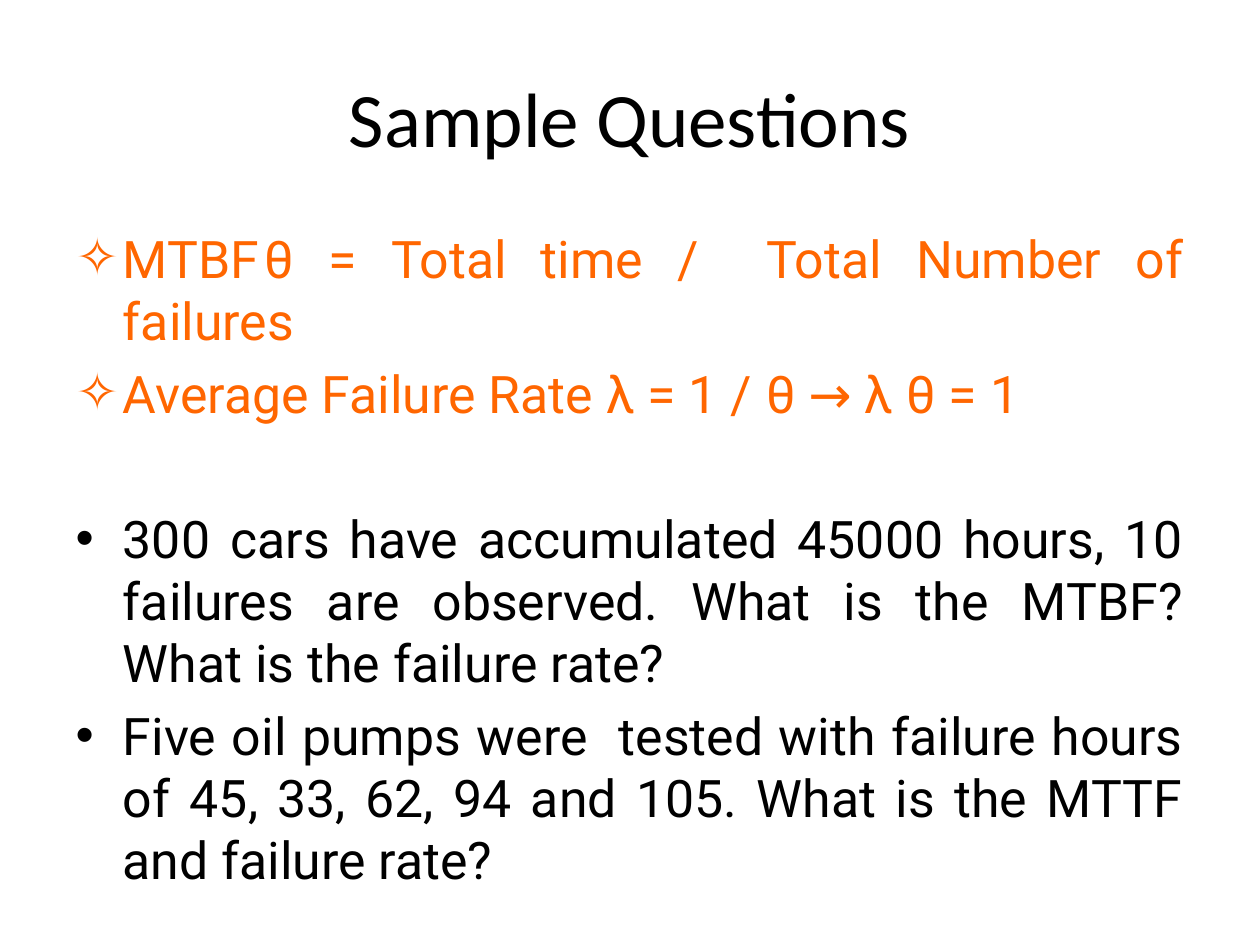
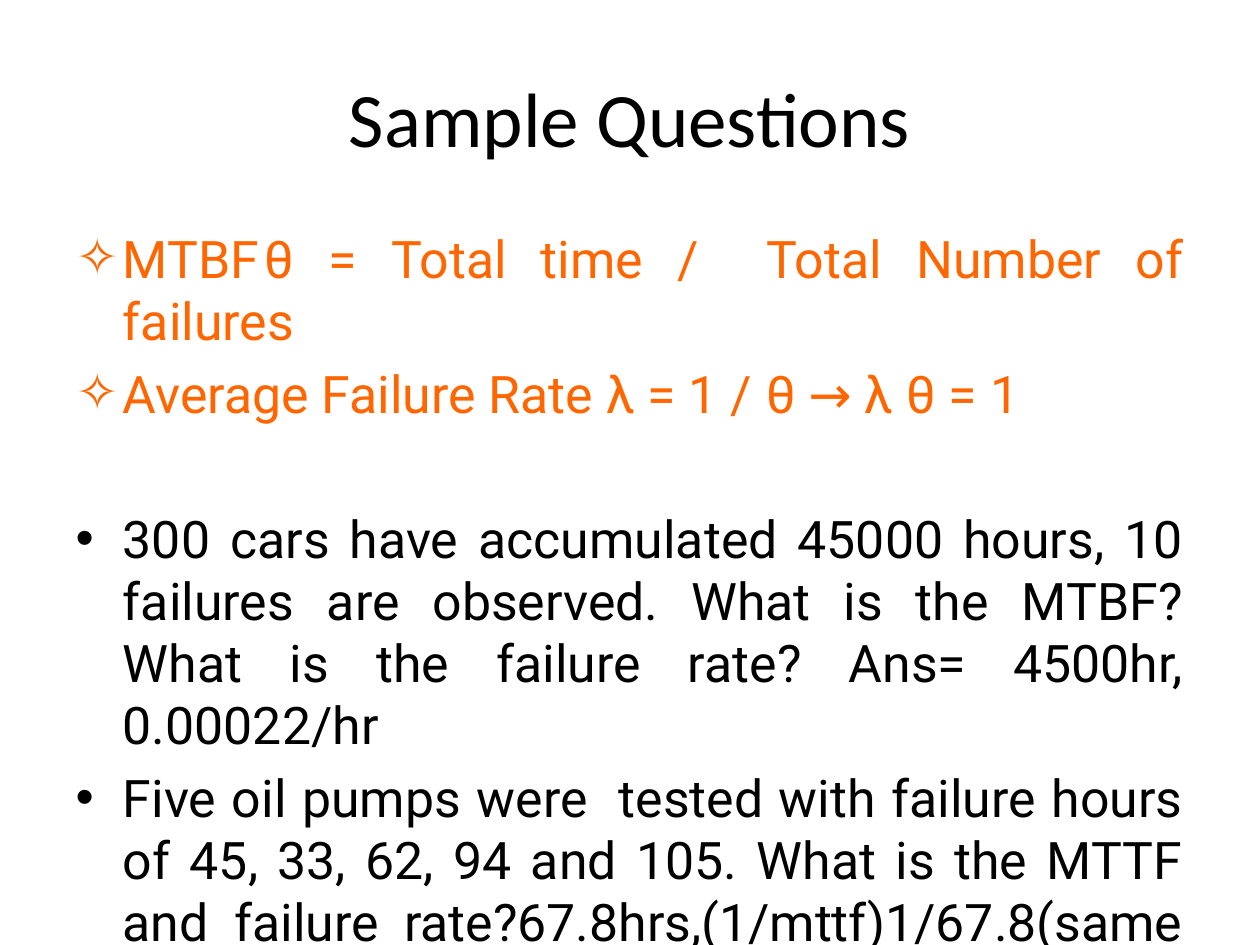
Before and after one commit to adhyyanT/7th-sem, a slide deck: slide 22 of IEM/Reliabilty.pptx. Drawn at 1260x945 pixels with LibreOffice and Linux fonts; fonts in the diff are those of the drawing. Boxes give left, top, right and bottom in pixels: in the first picture for what was removed or moved away, otherwise in the second. Text is boxed around its words. In the diff, an @@ line names an element or a change of style, - is before the commit and + after.

```diff
--- a/IEM/Reliabilty.pptx
+++ b/IEM/Reliabilty.pptx
@@ text at <box>123,519,1183,945</box>: text changed @@
-• 300 cars have accumulated 45000 hours, 10 failures are observed. What is the MTBF? What is the failure rate?
-• Five oil pumps were tested with failure hours of 45, 33, 62, 94 and 105. What is the MTTF and failure rate?
+• 300 cars have accumulated 45000 hours, 10 failures are observed. What is the MTBF? What is the failure rate? Ans= 4500hr, 0.00022/hr
+• Five oil pumps were tested with failure hours of 45, 33, 62, 94 and 105. What is the MTTF and failure rate?67.8hrs,(1/mttf)1/67.8(same as mtbf)
```
Also in this commit, not shown: 1 other slide changed, 36 other files.
